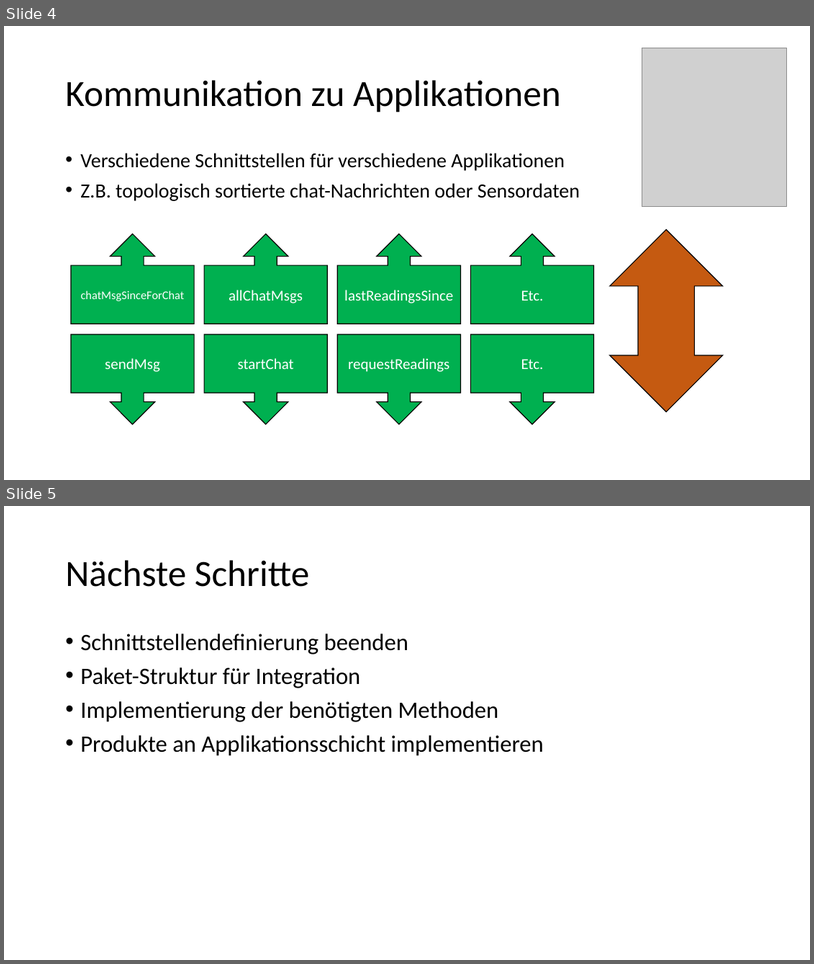
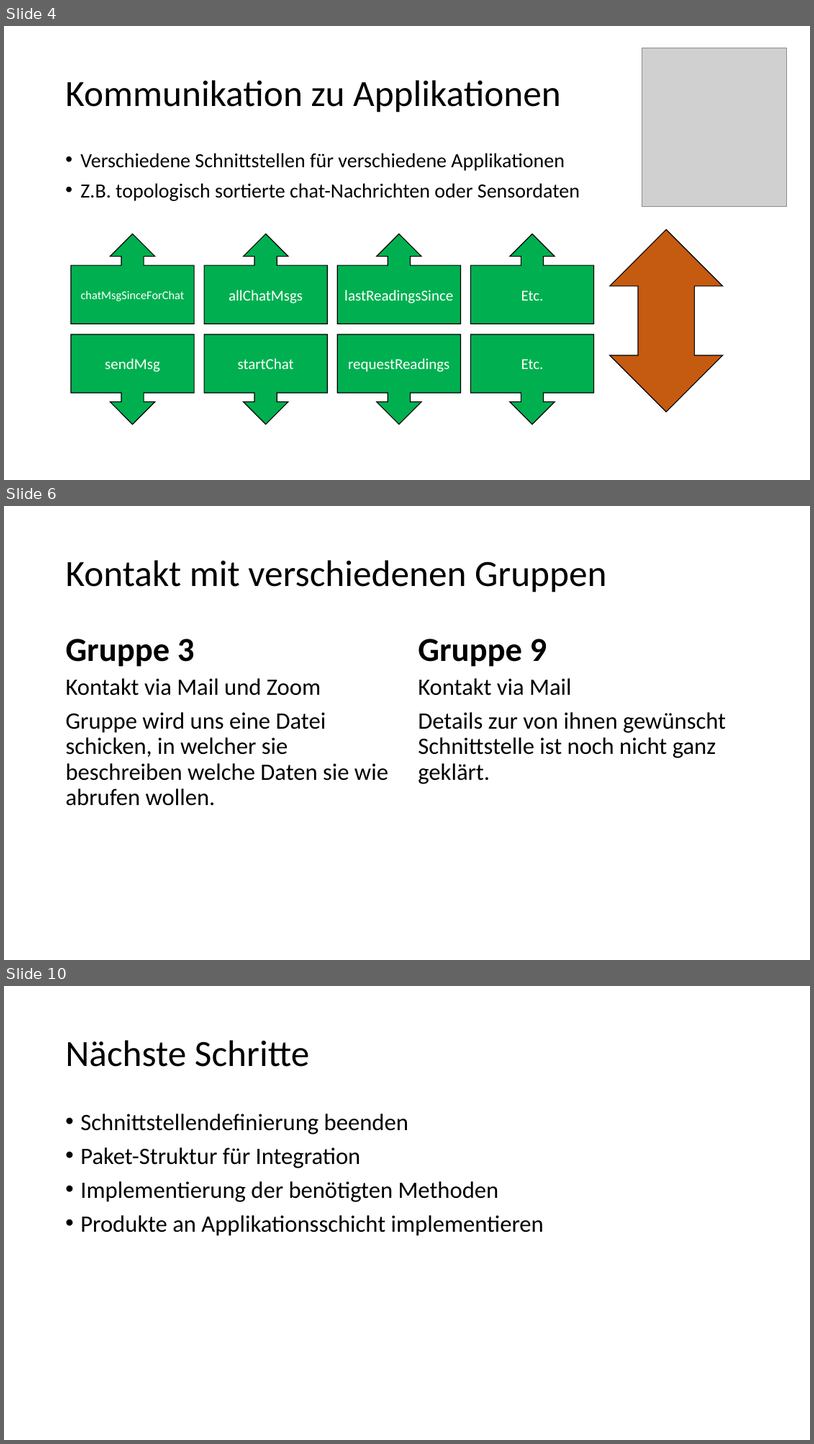
Before and after one commit to cn-uofbasel/BACnet, a slide deck: groups/07-logStore/Presentations/Zwischenstand16.04.2020.pptx. Shown one above the other, each under a label of ours: slides 4 and 5 before the commit, slides 4, 6 and 10 after it; the slides between them are not shown. The pictures are 814x964 and 814x1444 pixels, drawn with LibreOffice and Linux fonts; fonts in the diff are those of the drawing; grey boxes stand for pictures. Boxes give left, top, right and bottom in pixels: in the first picture for what was removed or moved away, otherwise in the second. Text is boxed around its words. In the diff, an @@ line names an element or a change of style, - is before the commit and + after.

```diff
--- a/groups/07-logStore/Presentations/Zwischenstand16.04.2020.pptx
+++ b/groups/07-logStore/Presentations/Zwischenstand16.04.2020.pptx
@@ slide 6 added at bbox=[4, 506, 810, 960], background #FFFFFF @@
@@ title added at bbox=[66, 560, 607, 592], 44 pt, text #000000 @@
+Kontakt mit verschiedenen Gruppen
@@ text added at bbox=[66, 638, 195, 667], 40 pt, text #000000, bold @@
+Gruppe 3
@@ text added at bbox=[418, 638, 548, 667], 40 pt, text #000000, bold @@
+Gruppe 9
@@ text added at bbox=[66, 678, 388, 806], 28 pt, text #000000 @@
+Kontakt via Mail und Zoom
+Gruppe wird uns eine Datei schicken, in welcher sie beschreiben welche Daten sie wie abrufen wollen.
@@ text added at bbox=[418, 678, 726, 784], 28 pt, text #000000 @@
+Kontakt via Mail
+Details zur von ihnen gewünscht Schnittstelle ist noch nicht ganz geklärt.
@@ what was slide 5 is now slide 10 @@
```
Also in this commit, not shown: 4 other slides added.
